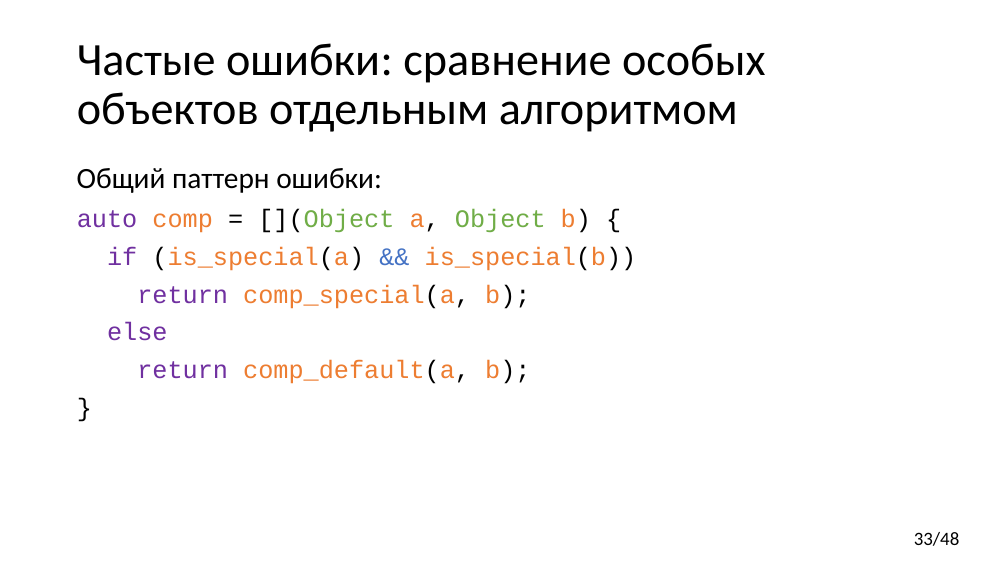
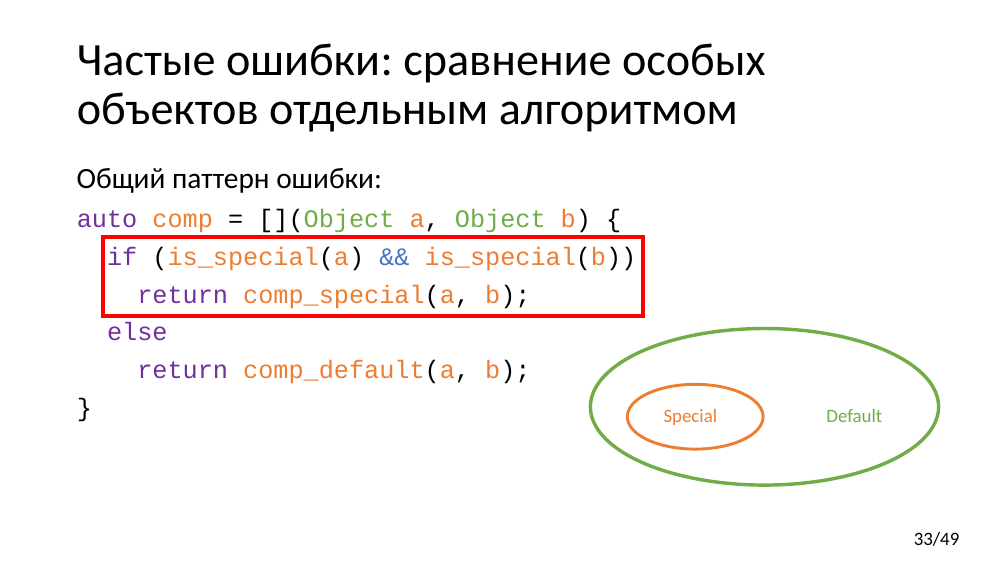
Before and after one commit to yugr/CppRussia, a slide deck: slide 33 of 2023/RU.pptx. Drawn at 1008x567 pixels with LibreOffice and Linux fonts; fonts in the diff are those of the drawing. Boxes give left, top, right and bottom in pixels: in the first picture for what was removed or moved away, otherwise in the second. Text is boxed around its words. In the diff, an @@ line names an element or a change of style, - is before the commit and + after.

```diff
--- a/2023/RU.pptx
+++ b/2023/RU.pptx
@@ rectangle added at box(103, 237, 643, 316), outline #FF0000 3.75 pt @@
@@ ellipse added at box(591, 329, 939, 485), outline #70AD47 3.25 pt @@
@@ ellipse added at box(628, 384, 764, 449), outline #ED7D31 2.75 pt, 18 pt, text #FFFFFF @@
+y
@@ text added at box(664, 409, 718, 425), 18 pt, text #ED7D31 @@
+Special
@@ text added at box(826, 409, 882, 422), 18 pt, text #70AD47 @@
+Default
@@ page number at box(914, 532, 960, 546): text changed @@
-33/48
+33/49
```
Also in this commit, not shown: 7 other slides changed, 1 slide added, 1 other file.
